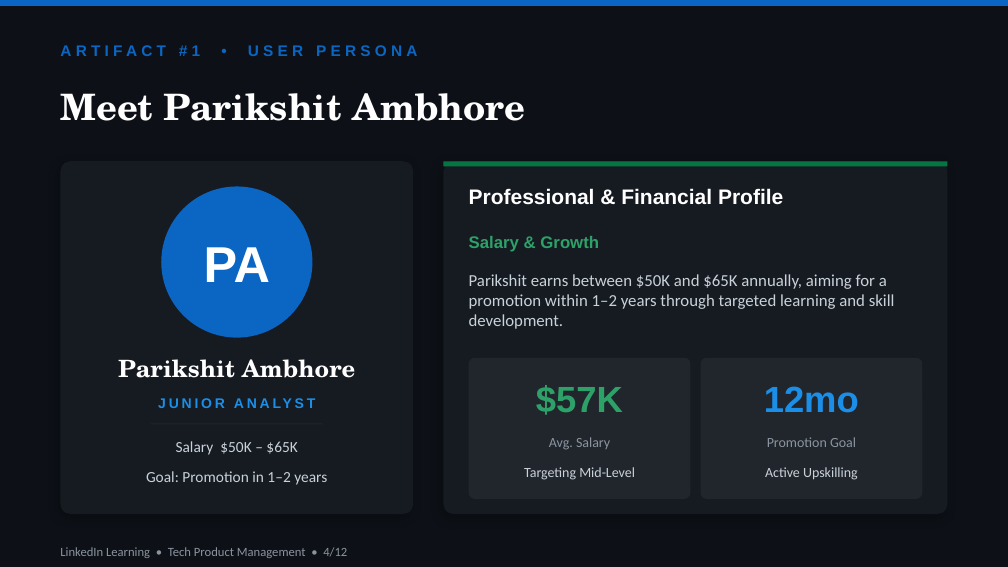
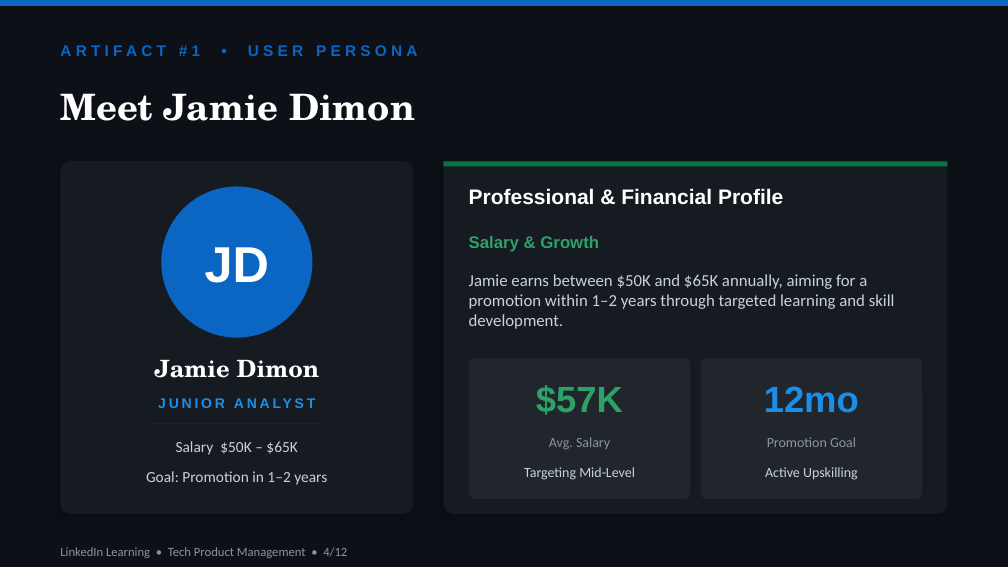
Before and after one commit to Parikshit7319/li-skills-prototype, a slide deck: slide 4 of LinkedIn_Final_Presentation.pptx. Drawn at 1008x567 pixels with LibreOffice and Linux fonts; fonts in the diff are those of the drawing. Boxes give left, top, right and bottom in pixels: in the first picture for what was removed or moved away, otherwise in the second. Text is boxed around its words. In the diff, an @@ line names an element or a change of style, - is before the commit and + after.

```diff
--- a/LinkedIn_Final_Presentation.pptx
+++ b/LinkedIn_Final_Presentation.pptx
@@ text at bbox=[60, 93, 415, 121]: text changed @@
-Meet Parikshit Ambhore
+Meet Jamie Dimon
@@ text at bbox=[205, 247, 269, 283]: text changed @@
-PA
+JD
@@ text at bbox=[469, 274, 895, 329]: text changed @@
-Parikshit earns between $50K and $65K annually, aiming for a promotion within 1–2 years through targeted learning and skill development.
+Jamie earns between $50K and $65K annually, aiming for a promotion within 1–2 years through targeted learning and skill development.
@@ text at bbox=[154, 359, 320, 378]: text changed @@
-Parikshit Ambhore
+Jamie Dimon
```
Also in this commit, not shown: 1 other slide changed, 1 other file.
